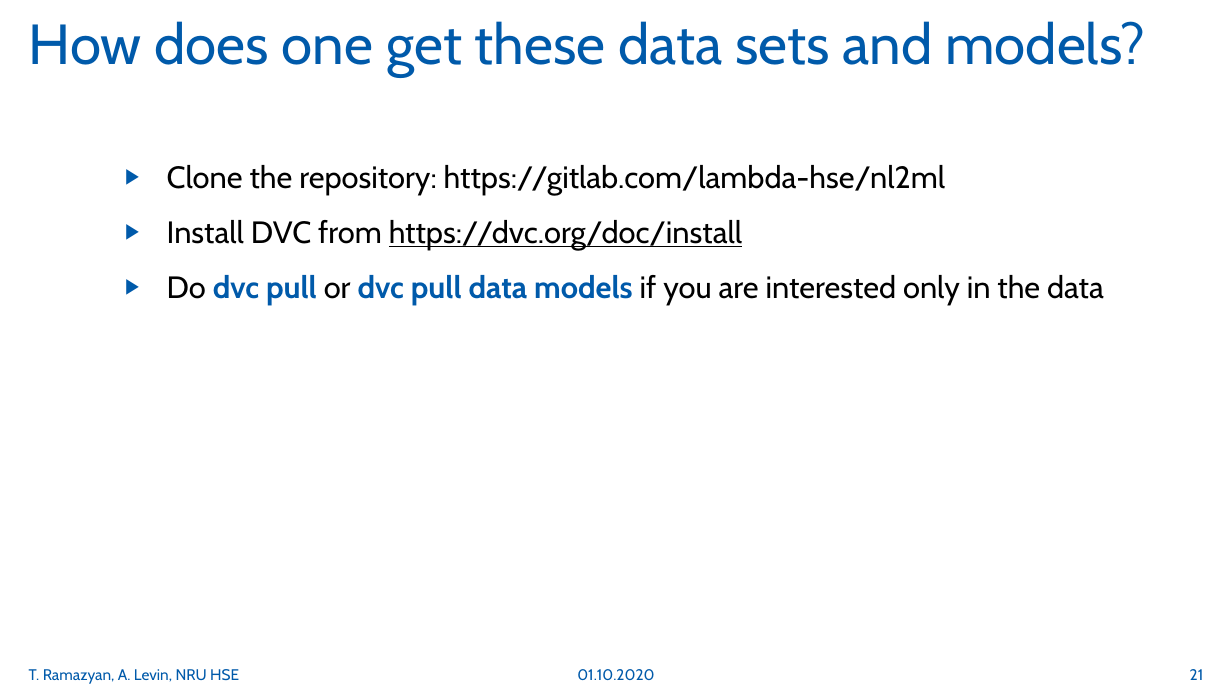
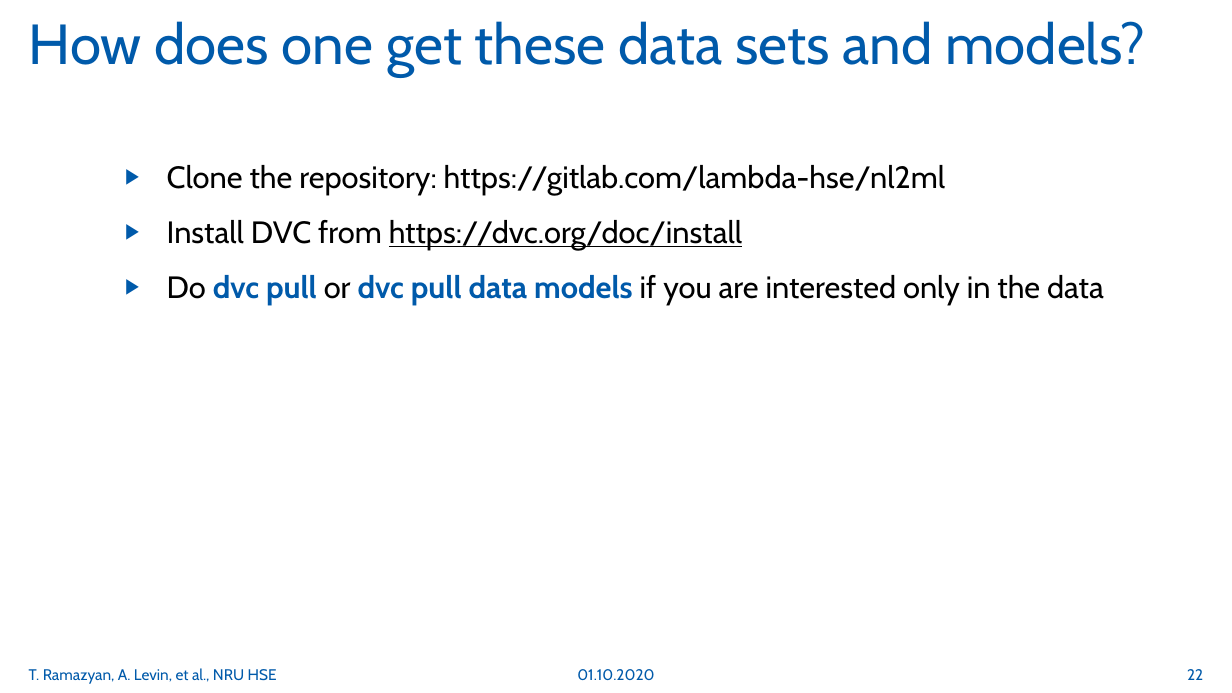
Before and after one commit to whatevernevermindbro/source_code_classification, a slide deck: slide 22 of nl2ml.pptx (slide 21 before the commit). Drawn at 1232x693 pixels with LibreOffice and Linux fonts; fonts in the diff are those of the drawing. Boxes give left, top, right and bottom in pixels: in the first picture for what was removed or moved away, otherwise in the second. Text is boxed around its words. In the diff, an @@ line names an element or a change of style, - is before the commit and + after.

```diff
--- a/nl2ml.pptx
+++ b/nl2ml.pptx
@@ text at (x1=29, y1=668, x2=277, y2=684): text changed @@
-T. Ramazyan, A. Levin, NRU HSE
+T. Ramazyan, A. Levin, et al., NRU HSE
@@ page number at (x1=1187, y1=669, x2=1203, y2=680): text changed @@
-21
+22
```
Also in this commit, not shown: 14 other slides changed, 1 slide added.
